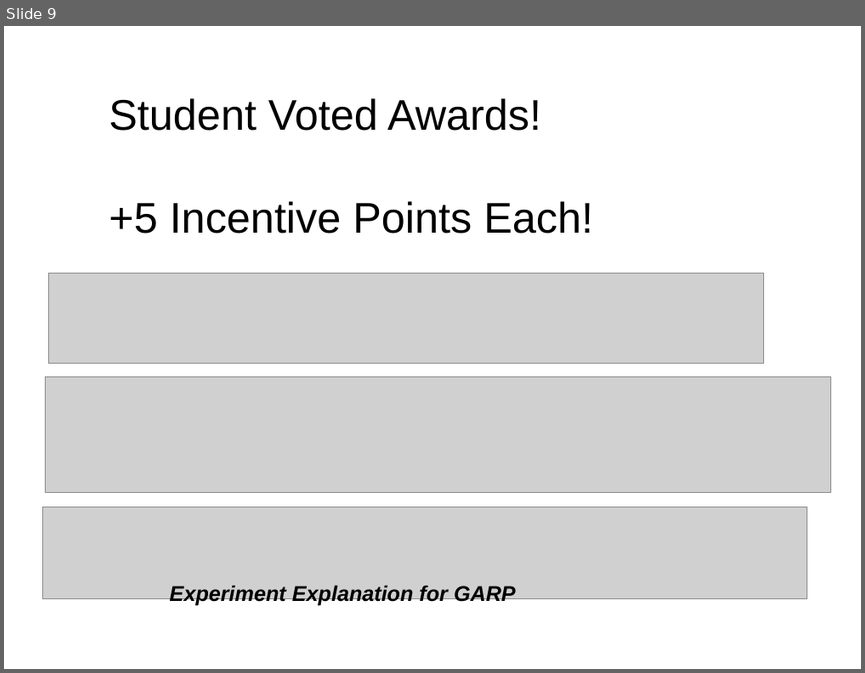
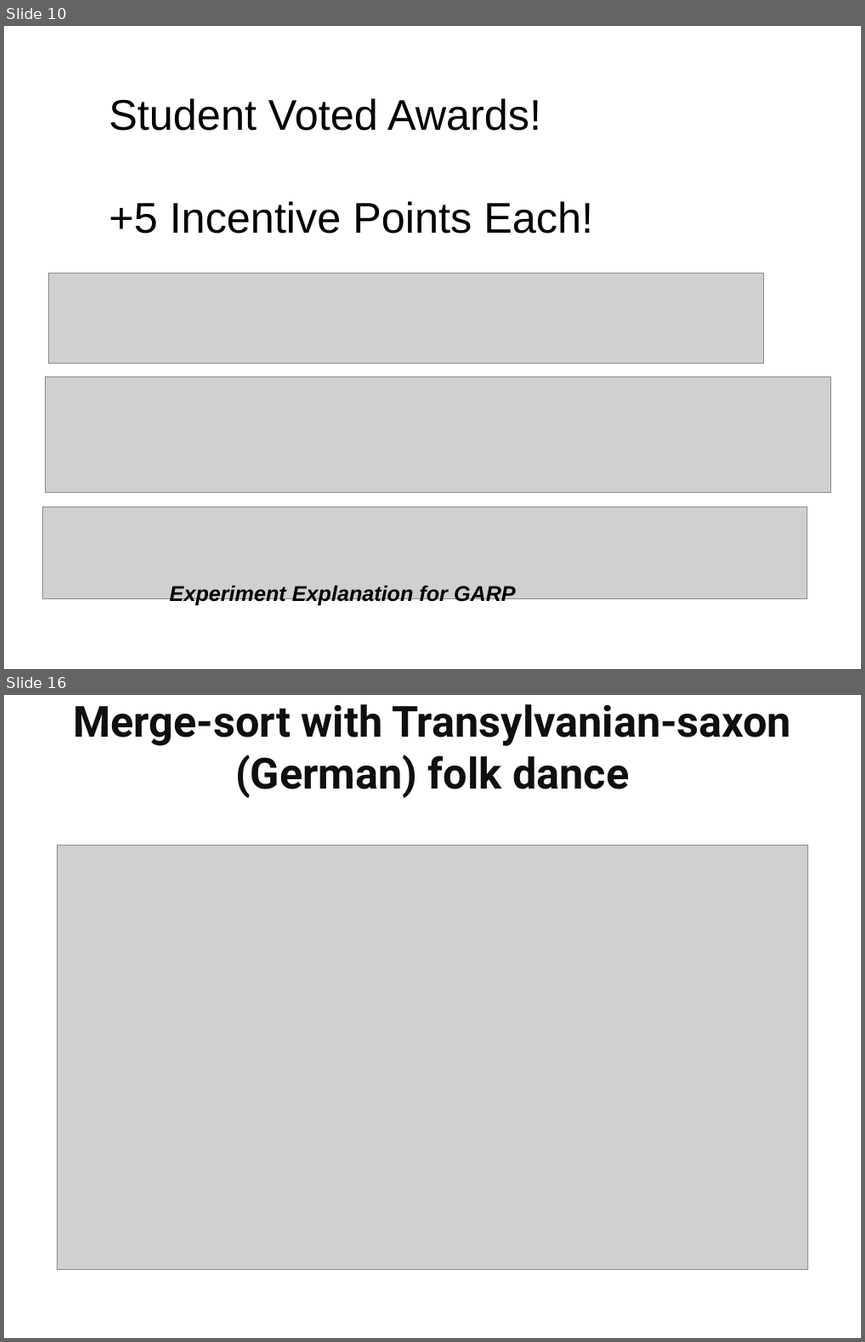
Before and after one commit to RHIT-CSSE/csse220, a slide deck: ClassMaterials/MergeSort/Slides/Part2-Presentation.pptx. Shown one above the other, each under a label of ours: slide 9 before the commit, slides 10 and 16 after it; the slides between them are not shown. The pictures are 865x673 and 865x1342 pixels, drawn with LibreOffice and Linux fonts; fonts in the diff are those of the drawing; grey boxes stand for pictures. Boxes give left, top, right and bottom in pixels: in the first picture for what was removed or moved away, otherwise in the second. Text is boxed around its words. In the diff, an @@ line names an element or a change of style, - is before the commit and + after.

```diff
--- a/ClassMaterials/MergeSort/Slides/Part2-Presentation.pptx
+++ b/ClassMaterials/MergeSort/Slides/Part2-Presentation.pptx
@@ slide 16 added at bbox=[4, 695, 861, 1338], background #FFFFFF @@
@@ title added at bbox=[73, 704, 791, 798], 36 pt, text #0F0F0F, bold @@
+Merge-sort with Transylvanian-saxon (German) folk dance
@@ picture added at bbox=[57, 845, 809, 1269] @@
@@ what was slide 9 is now slide 10 @@
```
Also in this commit, not shown: 2 slides changed, 6 other slides added, 6 other files.
